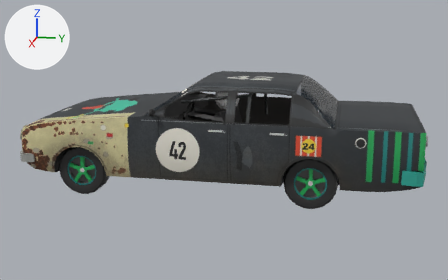
A saved change to the glTF model public/cars/field/models/42.glb.
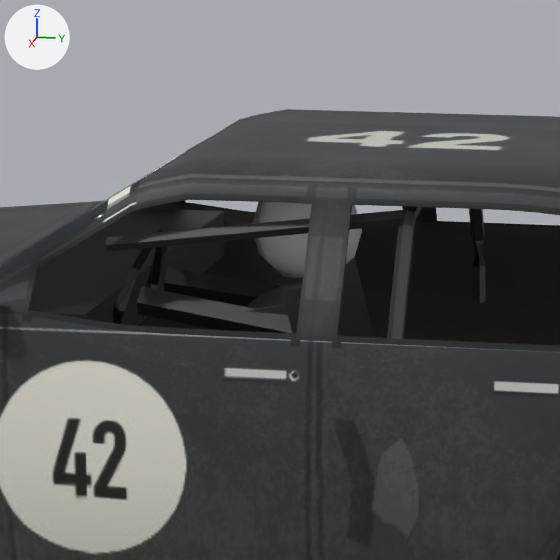
Old and new are each drawn whole from a camera (50 mm lens) standing at (7.41, 1.7, 2.41) and looking at (0.04, 0.22, 0.56) and again close up on the part from 35% to 64% of the width and 16% to 62% of the height. The axes (+X, +Y, +Z) are drawn at upper left. The lights are the same throughout. The older version's two pictures come first. Vertices at exactly the same position are counted once.

The first close-up shows 'body'.
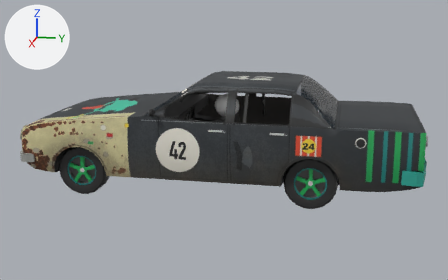
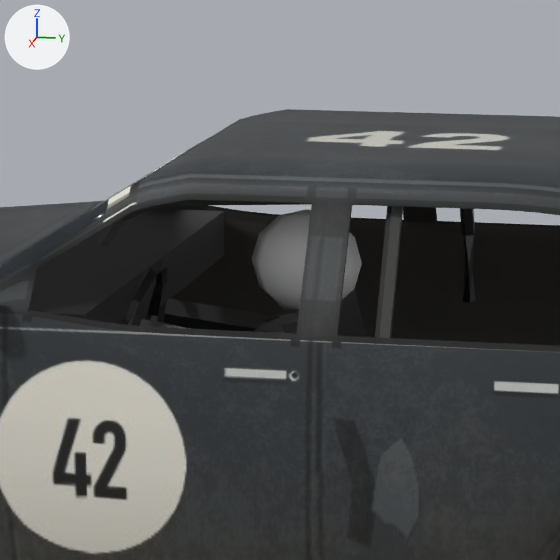
Pixel boxes [x1, y1, x2, y2] of what changed, in the close-ups (560 x 560 px; the box of a moved part takes in the faces that stretch with it):
```json
{"part": 1, "of": "me_body_mesh", "change": "moved or reshaped", "before": [246, 283, 290, 315], "after": [254, 313, 293, 333]}
{"part": 2, "of": "me_body_mesh", "change": "moved or reshaped", "before": [164, 267, 281, 307], "after": [164, 298, 279, 332]}
{"part": 3, "of": "me_body_mesh", "change": "moved or reshaped", "before": [106, 202, 485, 339], "after": [96, 200, 476, 338]}
{"part": 4, "of": "me_body_mesh", "change": "surface changed", "before": [469, 209, 485, 303], "after": [121, 237, 362, 324]}
```

Scene script edits in JSON lines:
```json
{"block": "me_body_mesh", "where": "# used by ob_body; location = (0.0, 0.0, -0.03)"}
{"op": "remove", "block": "me_body_mesh", "code": "me_body_mesh.from_pydata(...)  # 3699 vertices, 6692 faces; spans x -0.95..0.98, y -2.17..2.59, z 0.22..1.37"}
{"op": "add", "block": "me_body_mesh", "code": "me_body_mesh.from_pydata(...)  # 3679 vertices, 6652 faces; spans x -0.95..0.98, y -2.17..2.59, z 0.22..1.37"}
{"block": "me_body_mesh", "change": "me_body_mesh part 1: the loose piece of 8 vertices spanning x 0.18..0.54, y 0.18..0.48, z 0.46..1.02 is moved by (0.0, 0.0, -0.09)"}
{"block": "me_body_mesh", "change": "me_body_mesh part 2: the loose piece of 10 vertices spanning x 0.16..0.26, y -0.1..0.34, z 0.9..1.04 is moved by (0.0, 0.0, -0.09)"}
{"block": "me_body_mesh", "change": "me_body_mesh part 3: 55 vertices moved from x -0.83..0.83, y -0.19..0.65, z 0.44..1.32 to x -0.61..0.84, y -0.22..0.62, z 0.72..1.31; 138 vertices removed from x -0.84..0.84, y -0.22..0.65, z 0.44..1.32; 110 vertices added at x -0.84..0.83, y -0.22..0.62, z 0.72..1.34"}
{"block": "me_body_mesh", "change": "me_body_mesh part 4: 36 kept faces spanning x -0.61..0.54, y -0.22..0.47, z 0.72..1.31 get new texture (UV) coordinates"}
{"block": "me_body_mesh", "change": "other edits to the shape of me_body_mesh do not show in these pictures"}
```
